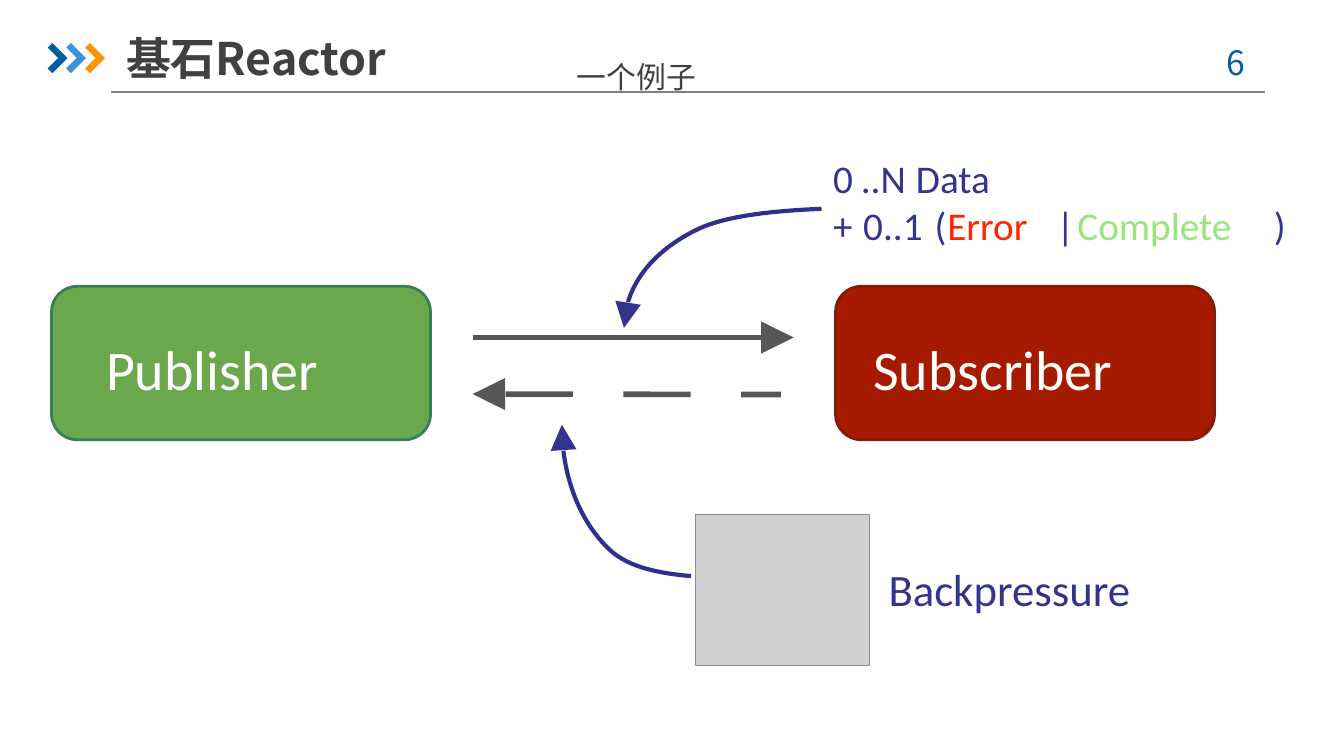
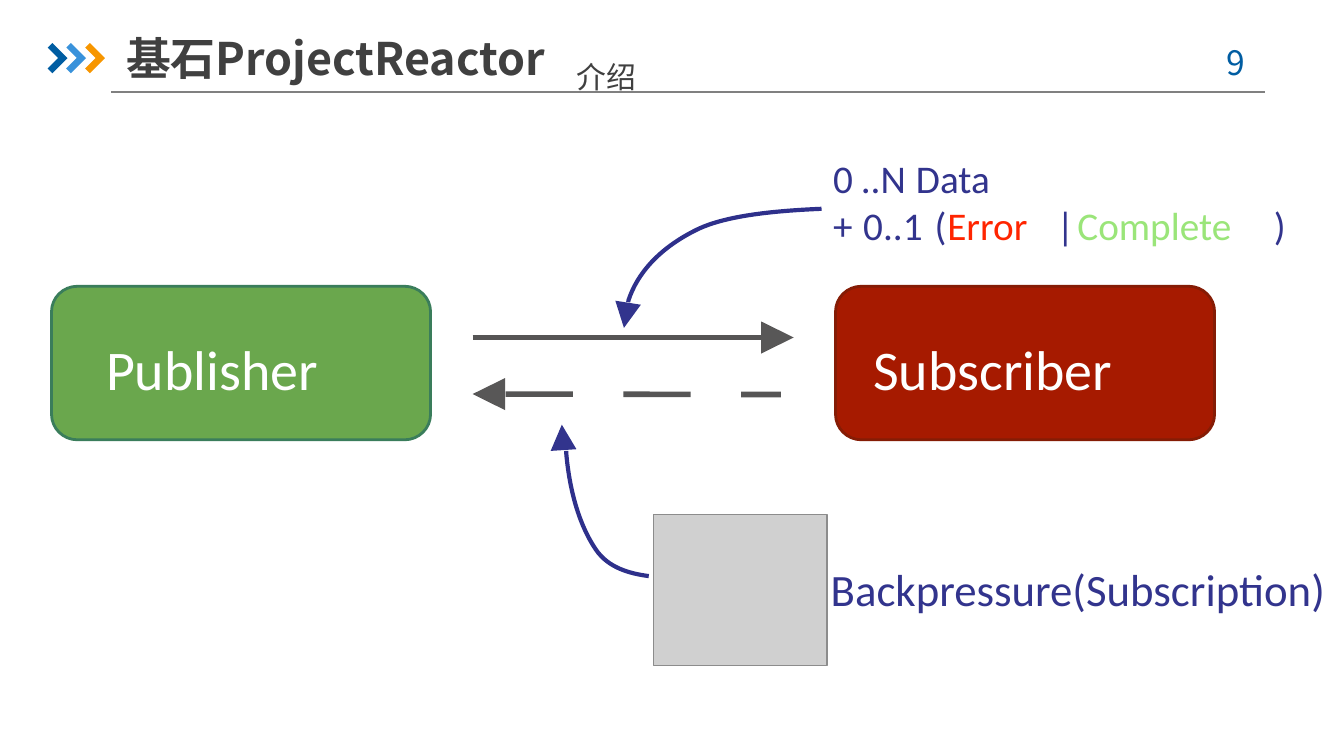
Before and after one commit to yizhou136/springcloudgateway, a slide deck: slide 9 of src/main/doc/SpringCloudGateway框架分析-周国宝.pptx (slide 6 before the commit). Drawn at 1344x756 pixels with LibreOffice and Linux fonts; fonts in the diff are those of the drawing; grey boxes stand for pictures; background and template pictures are left out. Boxes give left, top, right and bottom in pixels: in the first picture for what was removed or moved away, otherwise in the second. Text is boxed around its words. In the diff, an @@ line names an element or a change of style, - is before the commit and + after.

```diff
--- a/src/main/doc/SpringCloudGateway框架分析-周国宝.pptx
+++ b/src/main/doc/SpringCloudGateway框架分析-周国宝.pptx
@@ text at box(126, 37, 545, 86): text changed @@
-基石Reactor
+基石ProjectReactor
@@ page number at box(1227, 50, 1246, 76): text changed @@
-6
+9
@@ text at box(577, 63, 637, 93): text changed @@
-一个例子
+介绍
@@ freeform shape: place and size @@
-freeform shape at box(563, 450, 691, 575)
+freeform shape at box(566, 452, 648, 577)
@@ picture: place and size @@
-picture at box(696, 515, 870, 665)
+picture at box(653, 515, 827, 665)
@@ text at box(831, 573, 1325, 614): text changed @@
-Backpressure
+Backpressure(Subscription)
```
Also in this commit, not shown: 19 other slides changed, 11 slides added, 6 slides removed, 6 other files.
